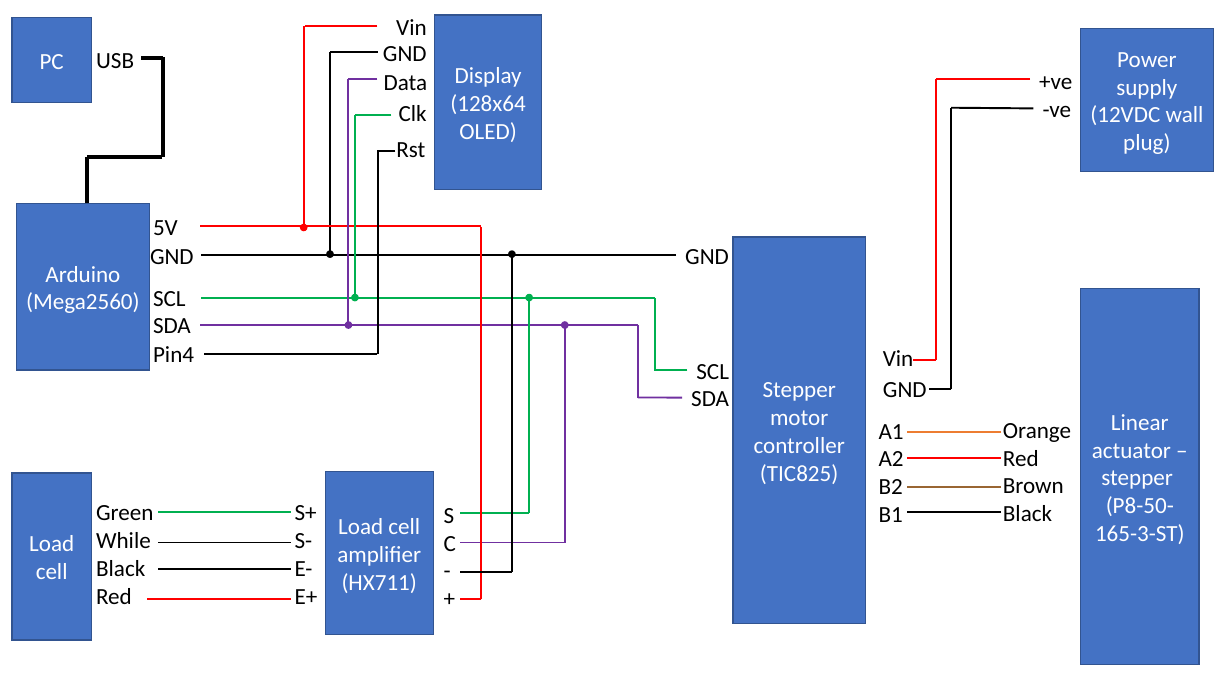
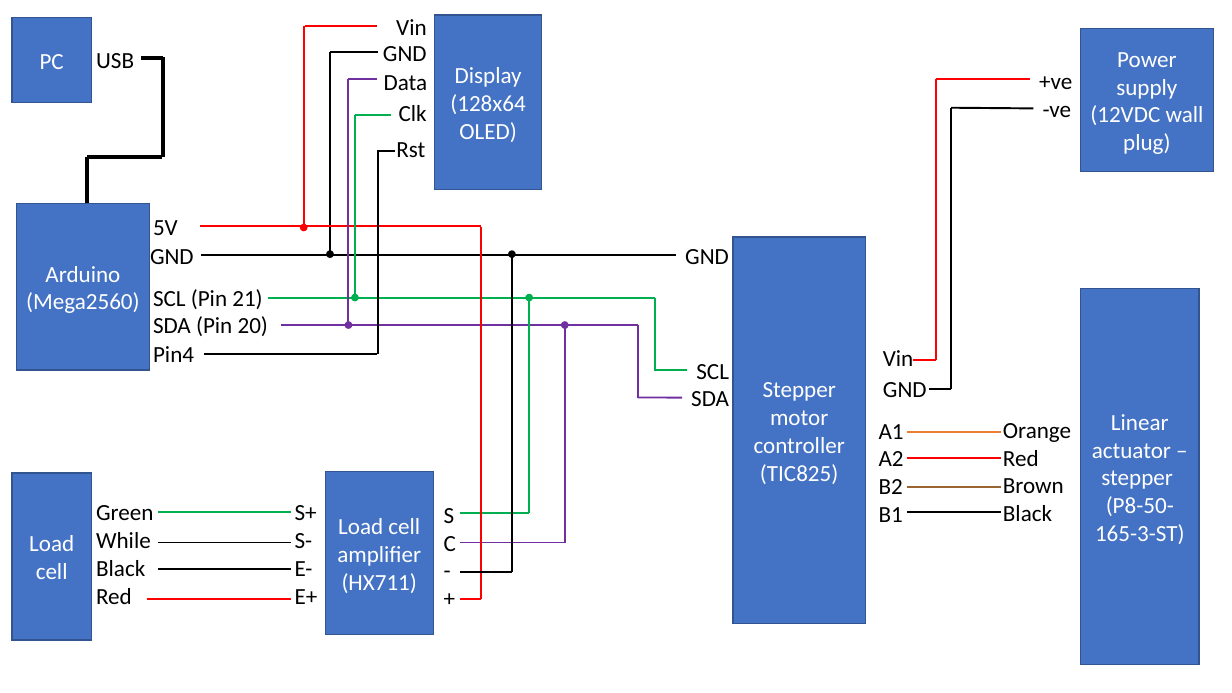
Before and after one commit to Lasonic/qut_breast_durometer, a slide deck: slide 2 of Figures.pptx. Drawn at 1232x693 pixels with LibreOffice and Linux fonts; fonts in the diff are those of the drawing. Boxes give left, top, right and bottom in pixels: in the first picture for what was removed or moved away, otherwise in the second. Text is boxed around its words. In the diff, an @@ line names an element or a change of style, - is before the commit and + after.

```diff
--- a/Figures.pptx
+++ b/Figures.pptx
@@ text at box(153, 289, 262, 309): text changed @@
-SCL
+SCL (Pin 21)
@@ line moved from (655, 298) - (201, 298) to (655, 298) - (268, 298) @@
@@ text at box(153, 316, 268, 336): text changed @@
-SDA
+SDA (Pin 20)
@@ line moved from (638, 325) - (201, 325) to (638, 325) - (281, 325) @@
```
Also in this commit, not shown: 2 other files.
